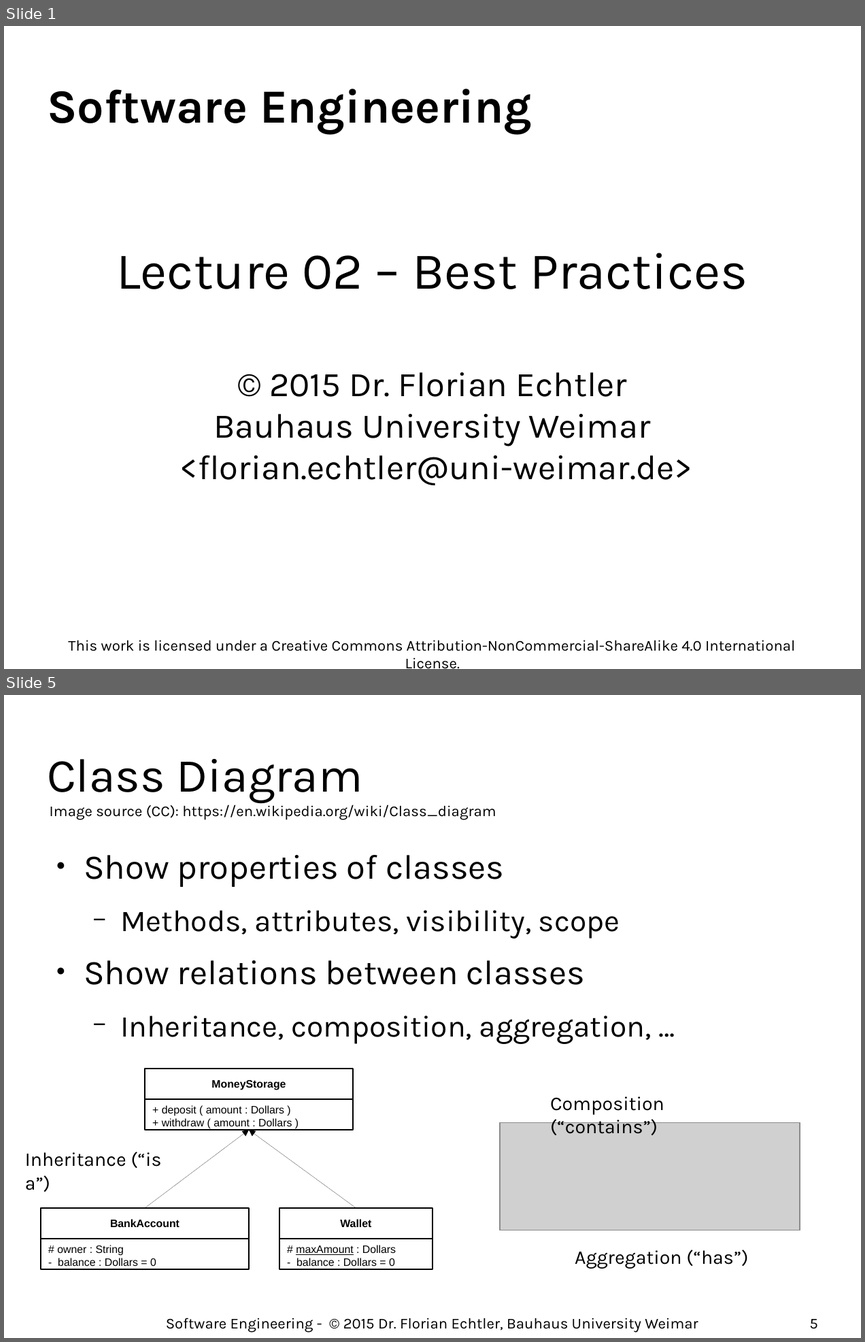
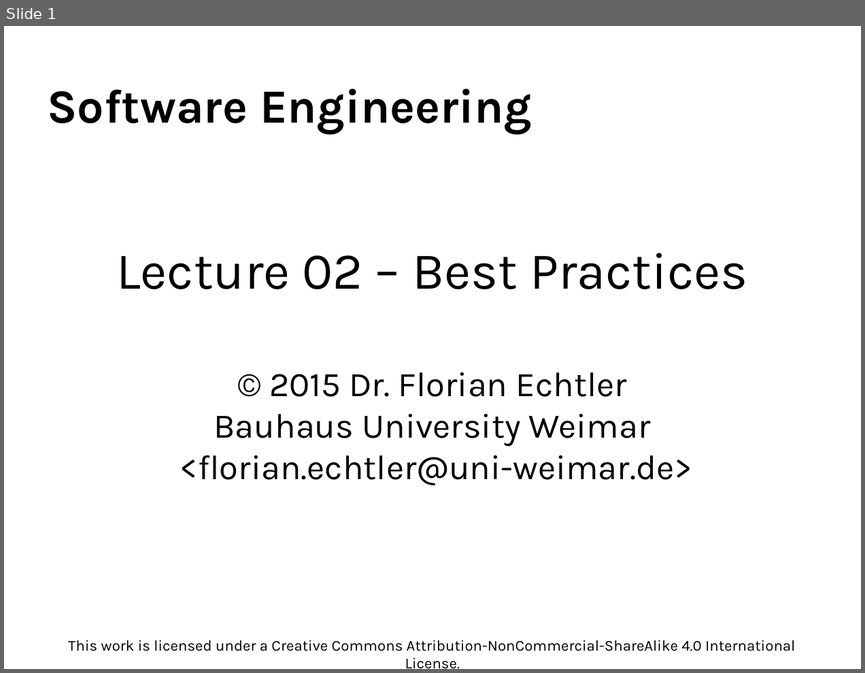
Before and after one commit to floe/software-engineering, a slide deck: 02-best-practices.odp. Shown one above the other, each under a label of ours: slides 1 and 5 before the commit, slide 1 after it; the slides between them are not shown. The pictures are 865x1342 and 865x673 pixels, drawn with LibreOffice and Linux fonts; fonts in the diff are those of the drawing; grey boxes stand for pictures; background and template pictures are left out. Boxes give left, top, right and bottom in pixels: in the first picture for what was removed or moved away, otherwise in the second. Text is boxed around its words. In the diff, an @@ line names an element or a change of style, - is before the commit and + after.

```diff
--- a/02-best-practices.odp
+++ b/02-best-practices.odp
@@ slide 5 removed at [4, 695, 861, 1338], background #FFFFFF @@
@@ title removed at [47, 759, 363, 803] @@
-Class Diagram
@@ text removed at [50, 802, 496, 820] @@
-Image source (CC): https://en.wikipedia.org/wiki/Class_diagram
@@ text removed at [84, 855, 651, 1044] @@
-● Show properties of classes
-  − Methods, attributes, visibility, scope
-● Show relations between classes
-  − Inheritance, composition, aggregation, …
@@ rectangle removed at [145, 1068, 353, 1098] @@
-MoneyStorage
@@ rectangle removed at [145, 1100, 353, 1130] @@
@@ text removed at [550, 1096, 664, 1135] @@
-Composition (“contains”)
@@ text removed at [162, 1105, 292, 1126] @@
-+ deposit ( amount : Dollars )
-+ withdraw ( amount : Dollars )
@@ picture removed at [500, 1123, 800, 1231] @@
@@ arrow removed from (145, 1208) to (249, 1130) @@
@@ arrow removed from (356, 1208) to (249, 1130) @@
@@ text removed at [25, 1151, 162, 1191] @@
-Inheritance (“is a”)
@@ rectangle removed at [41, 1208, 249, 1238] @@
-BankAccount
@@ rectangle removed at [279, 1208, 432, 1238] @@
-Wallet
@@ rectangle removed at [41, 1238, 249, 1269] @@
@@ text removed at [57, 1244, 156, 1266] @@
-# owner : String
-- balance : Dollars = 0
@@ rectangle removed at [279, 1238, 432, 1269] @@
@@ text removed at [296, 1244, 396, 1266] @@
-# maxAmount : Dollars
-- balance : Dollars = 0
@@ text removed at [575, 1249, 748, 1268] @@
-Aggregation (“has”)
@@ text removed at [166, 1317, 698, 1332] @@
-Software Engineering - © 2015 Dr. Florian Echtler, Bauhaus University Weimar
@@ page number removed at [809, 1319, 818, 1329] @@
-5
```
Also in this commit, not shown: 31 slides changed, 2 slides added.
